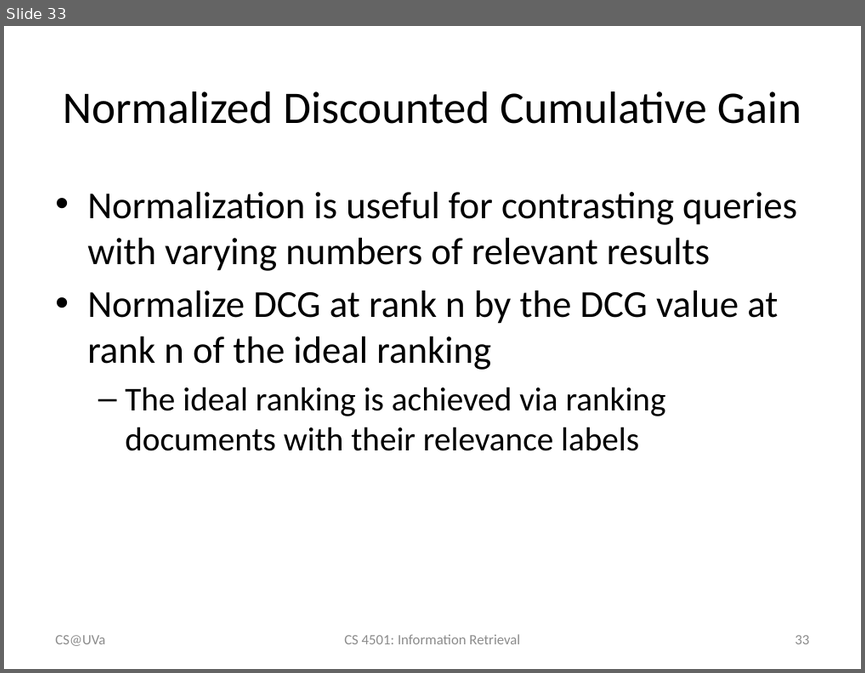
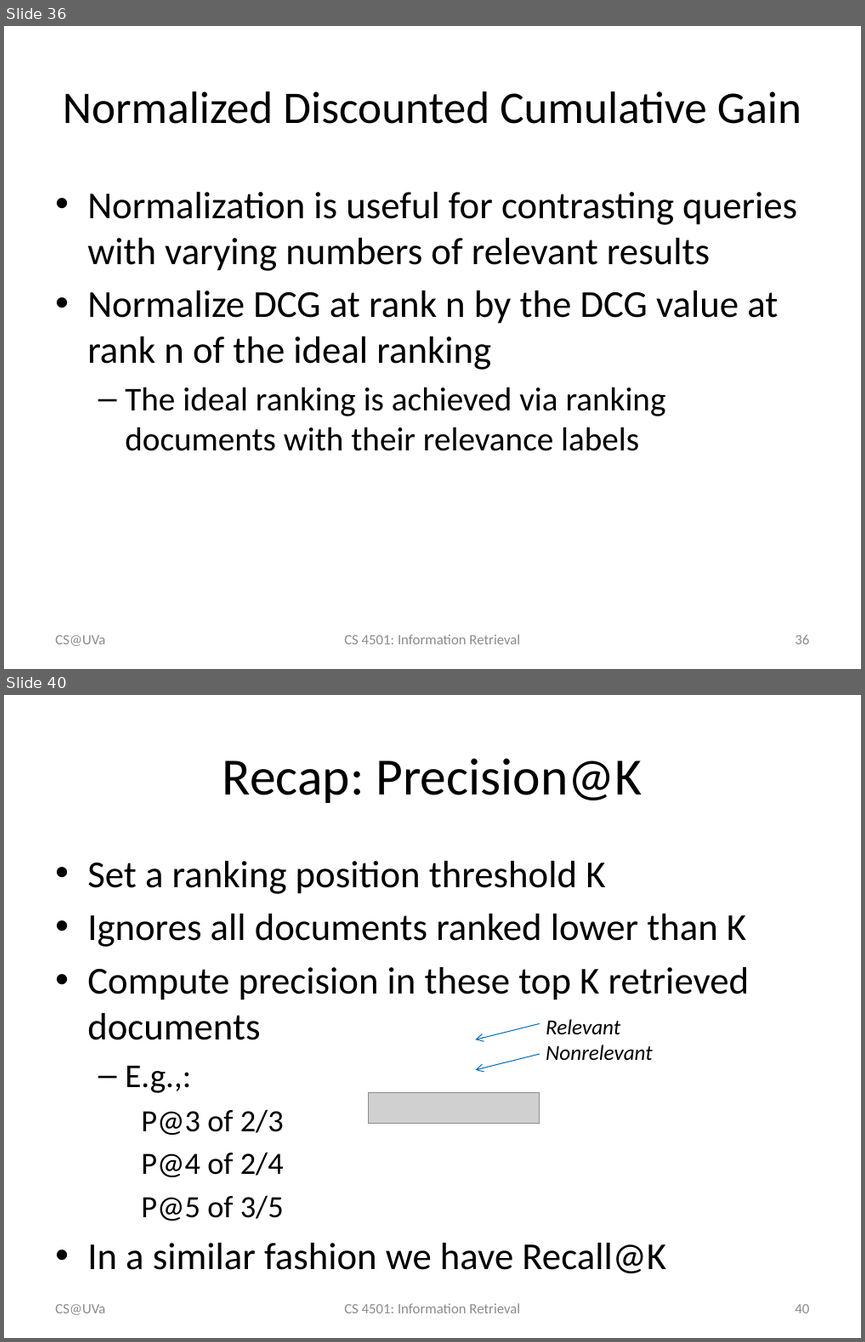
Before and after one commit to wang296/IR2015, a slide deck: docs/Information Retrieval Evaluation.pptx. Shown one above the other, each under a label of ours: slide 33 before the commit, slides 36 and 40 after it; the slides between them are not shown. The pictures are 865x673 and 865x1342 pixels, drawn with LibreOffice and Linux fonts; fonts in the diff are those of the drawing; grey boxes stand for pictures. Boxes give left, top, right and bottom in pixels: in the first picture for what was removed or moved away, otherwise in the second. Text is boxed around its words. In the diff, an @@ line names an element or a change of style, - is before the commit and + after.

```diff
--- a/docs/Information Retrieval Evaluation.pptx
+++ b/docs/Information Retrieval Evaluation.pptx
@@ slide 40 added at [4,695,861,1338], background #FFFFFF @@
@@ title added at [222,758,642,803], 44 pt, text #000000 @@
+Recap: Precision@K
@@ text added at [87,861,749,1273], 32 pt, text #000000 @@
+• Set a ranking position threshold K
+• Ignores all documents ranked lower than K
+• Compute precision in these top K retrieved documents
+  – E.g.,:
+    P@3 of 2/3
+P@4 of 2/4
+P@5 of 3/5
+• In a similar fashion we have Recall@K
@@ arrow added from (540, 1023) to (475, 1039), #0070C0 0.75 pt @@
@@ text added at [545,1019,653,1060], 18 pt, text #000000, italic @@
+Relevant
+Nonrelevant
@@ arrow added from (540, 1054) to (475, 1069), #0070C0 0.75 pt @@
@@ picture added at [368,1093,540,1123] @@
@@ text added at [55,1304,105,1315], 12 pt, text #8C8C8C @@
+CS@UVa
@@ text added at [344,1303,520,1313], 12 pt, text #8C8C8C @@
+CS 4501: Information Retrieval
@@ page number added at [794,1304,809,1313], 12 pt, text #8C8C8C @@
+40
@@ what was slide 33 is now slide 36 @@
@@ page number at [794,635,809,644]: text changed @@
-33
+36
```
Also in this commit, not shown: 3 slides changed, 13 other slides added, 2 other files.
